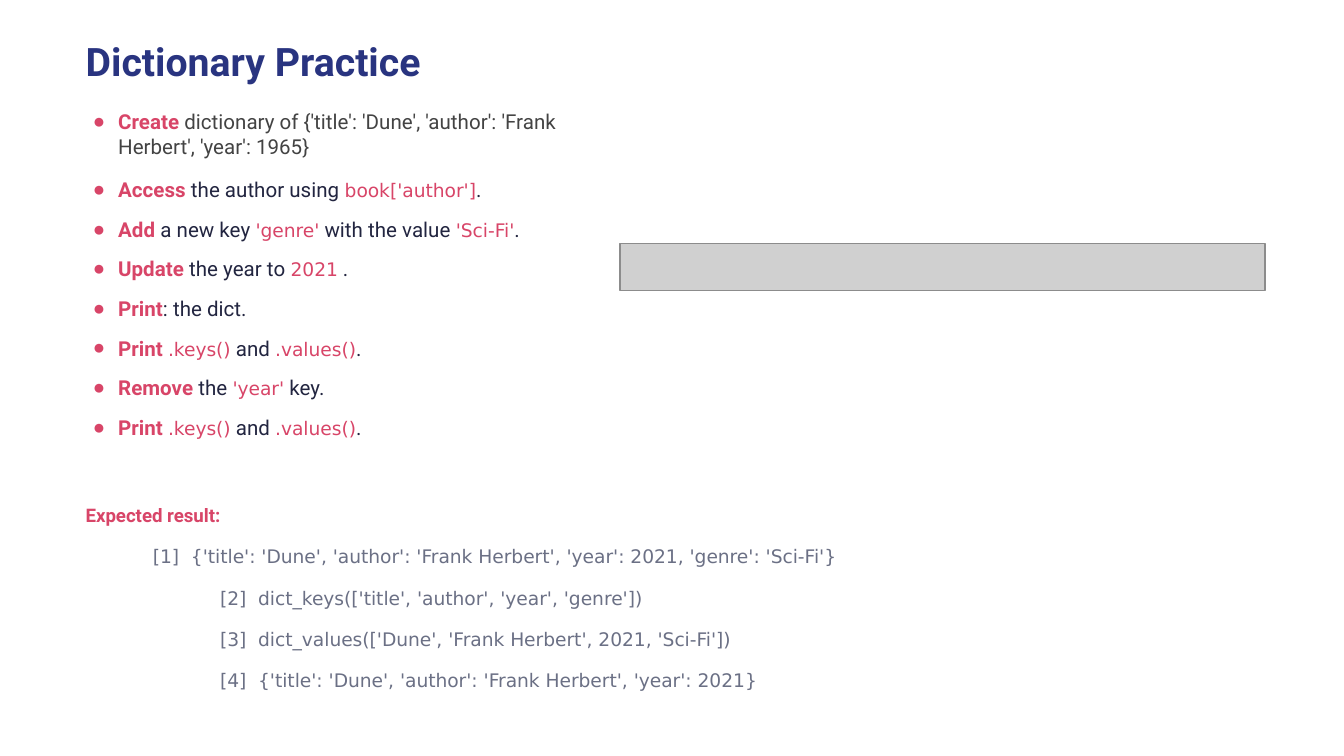
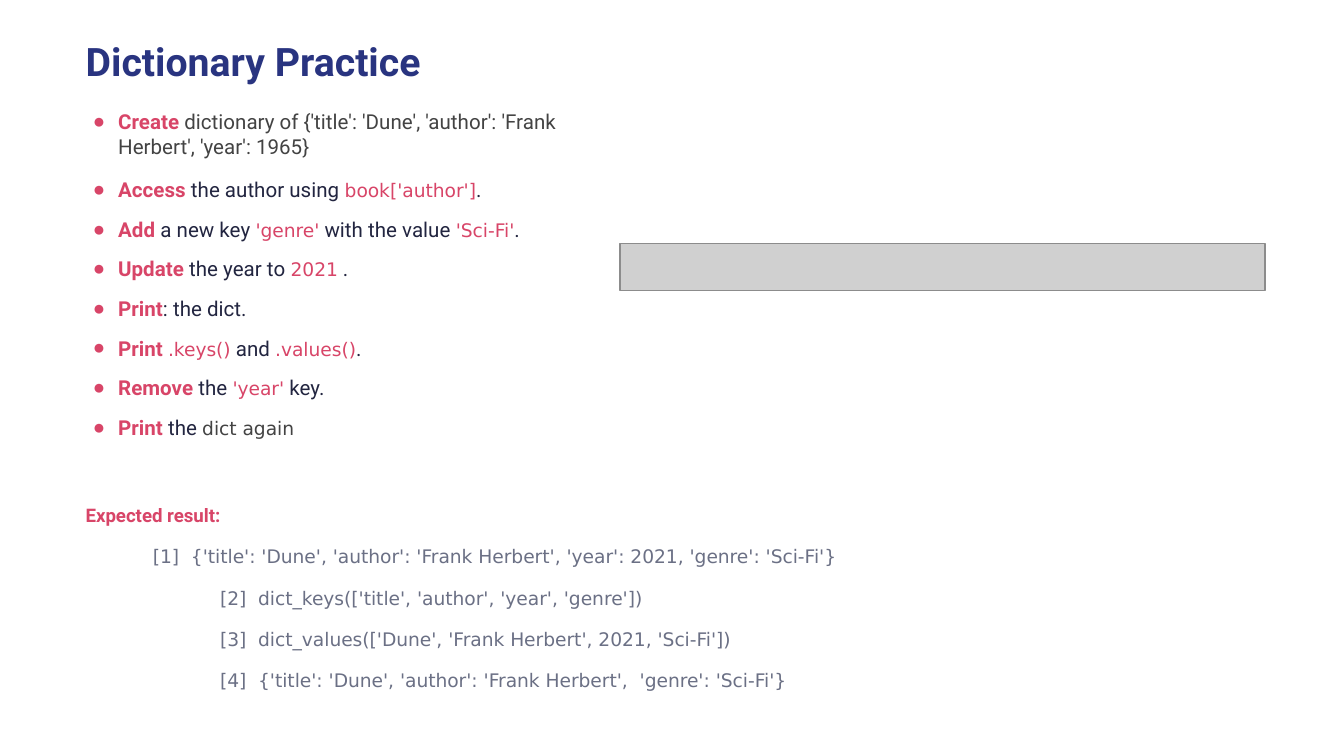
Before and after one commit to wg-training/wg-python-for-data-science-fundamental, a slide deck: slide 23 of slides/07 - Collections Data Types.pptx. Drawn at 1344x756 pixels with LibreOffice and Linux fonts; fonts in the diff are those of the drawing; grey boxes stand for pictures. Boxes give left, top, right and bottom in pixels: in the first picture for what was removed or moved away, otherwise in the second. Text is boxed around its words. In the diff, an @@ line names an element or a change of style, - is before the commit and + after.

```diff
--- a/slides/07 - Collections Data Types.pptx
+++ b/slides/07 - Collections Data Types.pptx
@@ text at (x1=118, y1=419, x2=295, y2=439): text changed; text colour #D84568 to #434343 @@
-● Print .keys() and .values().
+● Print the dict again
@@ text at (x1=220, y1=673, x2=787, y2=691): text changed @@
-[4] {'title': 'Dune', 'author': 'Frank Herbert', 'year': 2021}
+[4] {'title': 'Dune', 'author': 'Frank Herbert', 'genre': 'Sci-Fi'}
```
Also in this commit, not shown: 6 other slides changed, 5 other files.
